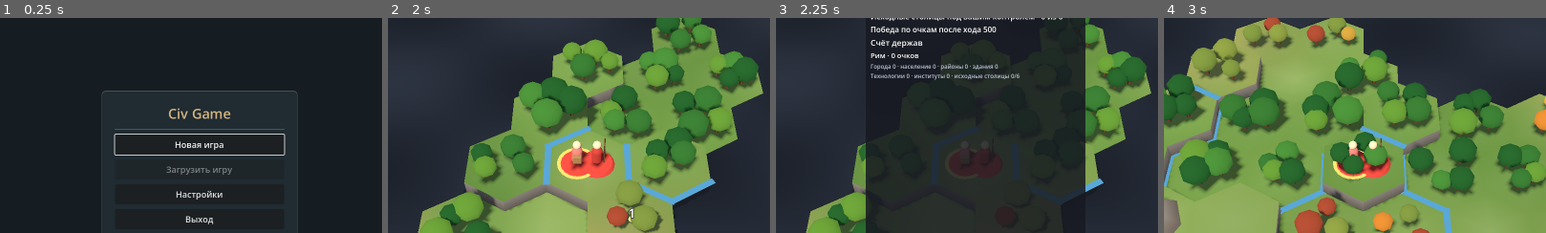
Above: before the commit, frames 1-4 (left to right).
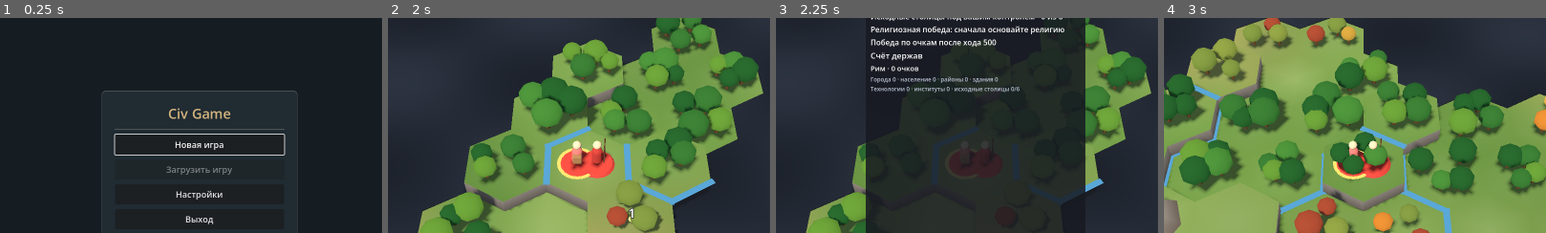
Above: after the commit, the same moments.

Repository: ChirkovOfficial/civ_game
Game: Godot game, scene res://view/start_menu.tscn
Same seed, same stepped clock (60 frames per second), same inputs: the game is played once before the commit and once after it.
Inputs:
- Up to frame 1 (0.25 s): no input
- Up to frame 2 (2 s): click "Новая игра" at 0.5 s; click "Начать партию" at 1.25 s
- Up to frame 3 (2.25 s): click "Победы и счёт" at 2 s
- Up to frame 4 (3 s): click "Новая карта (F5)" at 2.75 s
The pictures show only the part of the screen within x 24-74%, y 14-64%; the shares and areas given below are measured in that part.

Frames 1-2 are identical in both runs. In frame 3, 3.6% of the frame differs, in the area x 24-76%, y 3-35%; in frame 4, nothing differs.

Commit message:
Add religious victory condition and progress

Diff:
--- a/core/game.gd
+++ b/core/game.gd
@@ -367,6 +367,11 @@
 		if event["type"] in ["city_founded", "city_captured", "player_eliminated"]:
 			VictoryRules.check_capitals(self, events)
 			break
+	for event in events:
+		if event["type"] in ["religion_founded", "religion_spread", "religion_purged", "theological_combat",
+				"city_founded", "city_captured", "city_conceded", "city_destroyed", "player_eliminated"]:
+			VictoryRules.check_religion(self, events)
+			break
 	if not events.is_empty():
 		events_emitted.emit(events)
 	return events
@@ -689,13 +694,16 @@
 func _advance_round(events: Array) -> bool:
 	_barbarian_phase(events)
 	VictoryRules.check_capitals(self, events)
-	VictoryRules.check_turn_limit(self, events)
 	if not state.result.is_empty():
 		return false
 	DemandRules.close_round(self, events)
 	ReligiousConflictRules.close_round(self)
 	TreatyRules.close_round(self)
 	ReligionRules.process_round(self)
+	VictoryRules.check_religion(self, events)
+	VictoryRules.check_turn_limit(self, events)
+	if not state.result.is_empty():
+		return false
 	DiplomacyRules.close_round(self, events)
 	CongressRules.apply_commerce_effects(self, events)
 	CongressRules.close_round(self, events)
--- a/core/rules/victory_rules.gd
+++ b/core/rules/victory_rules.gd
@@ -1,6 +1,6 @@
 class_name VictoryRules
 extends RefCounted
-## Победа за исходные столицы и по очкам (ГДД 18, 20).
+## Победа за исходные столицы, распространение религии и по очкам (ГДД 20).
 
 
 static func turn_limit(game: Game) -> int:
@@ -55,6 +55,45 @@
 	return Vector2i(controlled, required)
 
 
+## Для каждой живой крупной державы: сколько её городов исповедует religion_id.
+## Город без строгого большинства не засчитывается ни одной религии.
+static func religion_progress(game: Game, religion_id: String) -> Array[Dictionary]:
+	var rows: Array[Dictionary] = []
+	for player in game.state.players:
+		if player.is_barbarian or not player.alive:
+			continue
+		var cities := game.state.cities_of(player.id)
+		var converted := 0
+		for city in cities:
+			if ReligionRules.majority(game, city) == religion_id:
+				converted += 1
+		rows.append({"player": player.id, "converted": converted, "total": cities.size(),
+			"required": floori(cities.size() * 0.5) + 1})
+	return rows
+
+
+static func check_religion(game: Game, events: Array) -> void:
+	if not game.state.result.is_empty():
+		return
+	var ids := game.state.religions.keys()
+	ids.sort()
+	for rid in ids:
+		var founder := int(game.state.religions[rid].get("founder", -1))
+		if founder < 0 or founder >= game.state.players.size() or not game.state.player(founder).alive:
+			continue
+		var progress := religion_progress(game, str(rid))
+		if progress.size() < 2:
+			continue
+		var complete := true
+		for row in progress:
+			if int(row["total"]) == 0 or int(row["converted"]) < int(row["required"]):
+				complete = false
+				break
+		if complete:
+			_finish(game, "religion", [founder], events, {"religion": str(rid)})
+			return
+
+
 static func check_capitals(game: Game, events: Array) -> void:
 	if not game.state.result.is_empty():
 		return
@@ -86,8 +125,9 @@
 	_finish(game, "score", winners, events)
 
 
-static func _finish(game: Game, kind: String, winners: Array[int], events: Array) -> void:
+static func _finish(game: Game, kind: String, winners: Array[int], events: Array, details: Dictionary = {}) -> void:
 	game.state.result = {"kind": kind, "winners": winners, "turn": game.state.turn}
+	game.state.result.merge(details)
 	var event := game.state.result.duplicate(true)
 	event["type"] = "game_finished"
 	events.append(event)
--- a/tests/test_religion.gd
+++ b/tests/test_religion.gd
@@ -291,6 +291,7 @@
 	_site(game, home)
 	_found(game, home)
 	var foreign := _city(game, 1, 12, 5)
+	_city(game, 1, 12, 11)
 	ReligionRules.process_round(game)
 	check(game.state.religious_conflicts["incidents"].is_empty(), "естественное давление не создаёт повод для протеста")
 	var preacher := game.state.add_unit(0, "MISSIONARY", foreign.tile)
--- a/tests/test_victory.gd
+++ b/tests/test_victory.gd
@@ -67,3 +67,85 @@
 	g.state.turn = 335
 	g.apply_action({"type": "end_turn", "force": true})
 	check_eq(g.state.result["winners"], [0, 1])
+
+
+func _religion_setup(g: Game, home: City) -> void:
+	g.state.player(0).religion_id = "TEST_FAITH"
+	g.state.religions["TEST_FAITH"] = {"name": "Путь звёзд", "founder": 0,
+		"holy_city": home.id, "follower_belief": "SCHOLARLY", "founder_belief": "TITHE",
+		"cult_belief": "", "enhancer_belief": "", "inquisition_started": false}
+	home.religion_pressure["TEST_FAITH"] = 400.0
+
+
+func _spread_test_religion(g: Game, target: City) -> Array:
+	g.state.current_player = 0
+	var unit := g.state.add_unit(0, "MISSIONARY", target.tile)
+	unit.charges = 1
+	unit.moves_left = 2.0
+	return g.apply_action({"type": "spread_religion", "unit": unit.id})
+
+
+func test_religious_victory_needs_majority_in_every_living_civilization() -> void:
+	var g := blank_game(32, 16, 3)
+	var grid := g.state.map.grid
+	var home := CityRules.found_city(g, 0, grid.index_of(4, 5))
+	var rival_a := CityRules.found_city(g, 1, grid.index_of(12, 4))
+	var rival_b := CityRules.found_city(g, 1, grid.index_of(12, 11))
+	var third := CityRules.found_city(g, 2, grid.index_of(22, 5))
+	_religion_setup(g, home)
+	var progress := VictoryRules.religion_progress(g, "TEST_FAITH")
+	check_eq(progress[1]["required"], 2, "для двух городов нужно оба")
+	_spread_test_religion(g, rival_a)
+	_spread_test_religion(g, third)
+	check(g.state.result.is_empty(), "одного из двух городов державы недостаточно")
+	check_eq(VictoryRules.religion_progress(g, "TEST_FAITH")[1]["converted"], 1)
+	var final_spread := _spread_test_religion(g, rival_b)
+	check(final_spread.any(func(e): return e["type"] == "game_finished"))
+	check_eq(g.state.result["kind"], "religion")
+	check_eq(g.state.result["religion"], "TEST_FAITH")
+	check_eq(g.state.result["winners"], [0])
+	var saved := g.state.to_json()
+	check_eq(GameState.from_json(saved, g.data).to_json(), saved)
+	check_eq(g.apply_action({"type": "end_turn", "force": true})[0]["type"], "error")
+	check_eq(g.state.to_json(), saved)
+
+
+func test_natural_pressure_wins_before_score_on_last_round() -> void:
+	var g := blank_game(32, 16, 2)
+	var grid := g.state.map.grid
+	var home := CityRules.found_city(g, 0, grid.index_of(5, 5))
+	var rival := CityRules.found_city(g, 1, grid.index_of(12, 5))
+	_religion_setup(g, home)
+	rival.religion_pressure["TEST_FAITH"] = 99.0
+	g.state.player(1).is_ai = false
+	g.state.settings["turn_limit"] = 1
+	check_eq(ReligionRules.majority(g, rival), "")
+	g.apply_action({"type": "end_turn", "force": true})
+	check(g.state.result.is_empty())
+	var events := g.apply_action({"type": "end_turn", "force": true})
+	check_eq(ReligionRules.majority(g, rival), "TEST_FAITH")
+	check_eq(g.state.result["kind"], "religion")
+	check(events.any(func(e): return e["type"] == "game_finished"))
+	check_eq(g.state.turn, 1)
+
+
+func test_religious_victory_ignores_eliminated_but_not_cityless_living_state() -> void:
+	var g := blank_game(32, 16, 3)
+	var grid := g.state.map.grid
+	var home := CityRules.found_city(g, 0, grid.index_of(5, 5))
+	var rival := CityRules.found_city(g, 1, grid.index_of(12, 5))
+	_religion_setup(g, home)
+	rival.religion_pressure["TEST_FAITH"] = 400.0
+	VictoryRules.check_religion(g, [])
+	check(g.state.result.is_empty(), "живая держава без городов не выполняет условие")
+	g.state.player(2).alive = false
+	VictoryRules.check_religion(g, [])
+	check_eq(g.state.result["kind"], "religion")
+	var without_founder := blank_game(32, 16, 2)
+	var first := CityRules.found_city(without_founder, 0, without_founder.state.map.grid.index_of(5, 5))
+	var second := CityRules.found_city(without_founder, 1, without_founder.state.map.grid.index_of(12, 5))
+	_religion_setup(without_founder, first)
+	second.religion_pressure["TEST_FAITH"] = 400.0
+	without_founder.state.player(0).alive = false
+	VictoryRules.check_religion(without_founder, [])
+	check(without_founder.state.result.is_empty(), "религия выбывшего основателя не побеждает")
--- a/tools/smoke_victory.gd
+++ b/tools/smoke_victory.gd
@@ -26,5 +26,36 @@
 		printerr("Итоги нельзя открыть повторно")
 		quit(1)
 		return
-	print("Экран итогов открылся автоматически и повторно")
+	main.queue_free()
+	var second: Node = load("res://view/main.tscn").instantiate()
+	second.map_size = "DUEL"
+	second.fixed_seed = 18
+	root.add_child(second)
+	var religious_game: Game = second.game
+	var home := CityRules.found_city(religious_game, 0, religious_game.state.start_positions[0])
+	var rival := CityRules.found_city(religious_game, 1, religious_game.state.start_positions[1])
+	religious_game.state.player(0).religion_id = "TEST_FAITH"
+	religious_game.state.religions["TEST_FAITH"] = {"name": "Путь звёзд", "founder": 0,
+		"holy_city": home.id, "follower_belief": "SCHOLARLY", "founder_belief": "TITHE",
+		"cult_belief": "", "enhancer_belief": "", "inquisition_started": false}
+	home.religion_pressure["TEST_FAITH"] = 400.0
+	var missionary := religious_game.state.add_unit(0, "MISSIONARY", rival.tile)
+	missionary.charges = 1
+	missionary.moves_left = 2.0
+	second.act({"type": "spread_religion", "unit": missionary.id})
+	var religious_hud: Hud = second.hud
+	if religious_game.state.result.get("kind") != "religion" or not religious_hud.is_modal_open() \
+			or religious_hud.get("_research_kind") != "victory":
+		printerr("Экран религиозной победы не открылся")
+		quit(1)
+		return
+	var shown := false
+	for label in religious_hud.get("_research_box").find_children("*", "Label", true, false):
+		if label.text.contains("Распространение религии Путь звёзд"):
+			shown = true
+	if not shown:
+		printerr("На экране итогов нет названия победившей религии")
+		quit(1)
+		return
+	print("Экраны очковой и религиозной победы открываются автоматически")
 	quit()
--- a/view/hud.gd
+++ b/view/hud.gd
@@ -1180,11 +1180,34 @@
 		_label(_research_box, outcome, 22)
 		if not names.is_empty():
 			_label(_research_box, "Победители · " + ", ".join(names), 16, Color.WHITE, true)
-		var reason := "Контроль исходных столиц" if result["kind"] == "domination" else "Итоговый счёт"
+		var reason := "Итоговый счёт"
+		match str(result["kind"]):
+			"domination":
+				reason = "Контроль исходных столиц"
+			"religion":
+				var religion_id := str(result.get("religion", ""))
+				var religion_name := str(game.state.religions.get(religion_id, {}).get("name", religion_id))
+				reason = "Распространение религии %s" % religion_name
 		_label(_research_box, "%s · ход %d" % [reason, int(result["turn"])])
 	else:
 		var own := VictoryRules.capital_progress(game, pid)
 		_label(_research_box, "Исходные столицы под вашим контролем · %d из %d" % [own.x, own.y])
+		var own_religion := game.state.player(pid).religion_id
+		if own_religion == "":
+			_label(_research_box, "Религиозная победа: сначала основайте религию")
+		else:
+			var progress := VictoryRules.religion_progress(game, own_religion)
+			var complete := 0
+			for row in progress:
+				if int(row["total"]) > 0 and int(row["converted"]) >= int(row["required"]):
+					complete += 1
+			_label(_research_box, "Религиозная победа · %s · %d/%d держав имеют большинство" % [
+				game.state.religions[own_religion]["name"], complete, progress.size()], 15, Color.WHITE, true)
+			for row in progress:
+				var other := game.state.player(int(row["player"]))
+				if other.id == pid or game.state.player(pid).met.has(other.id):
+					_label(_research_box, "%s · %d/%d городов · нужно %d" % [other.name,
+						int(row["converted"]), int(row["total"]), int(row["required"])], 12)
 		_label(_research_box, "Победа по очкам после хода %d" % VictoryRules.turn_limit(game))
 	_label(_research_box, "Счёт держав", 17)
 	for row in VictoryRules.standings(game):
Not shown, changed: docs/STATUS.md
